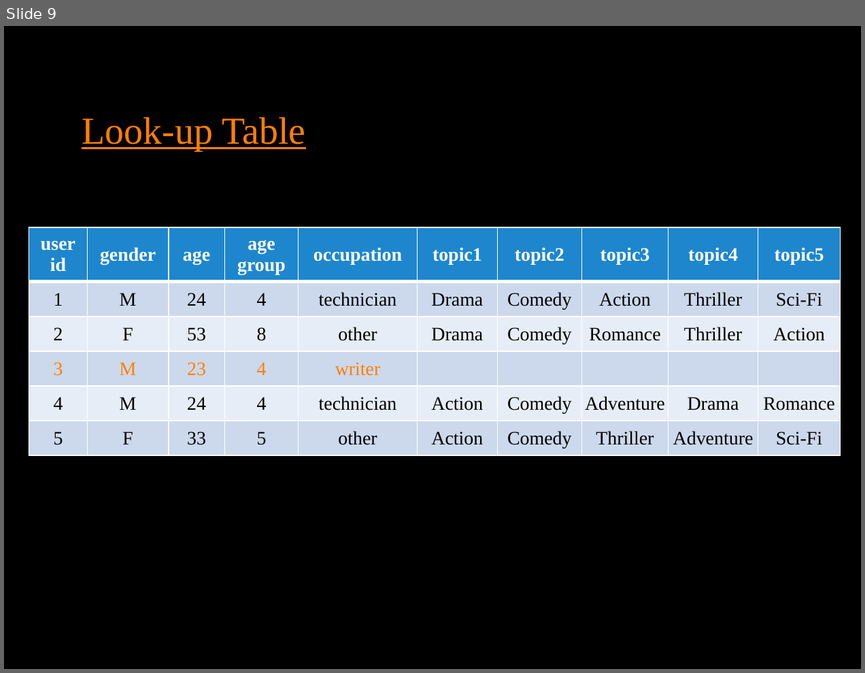
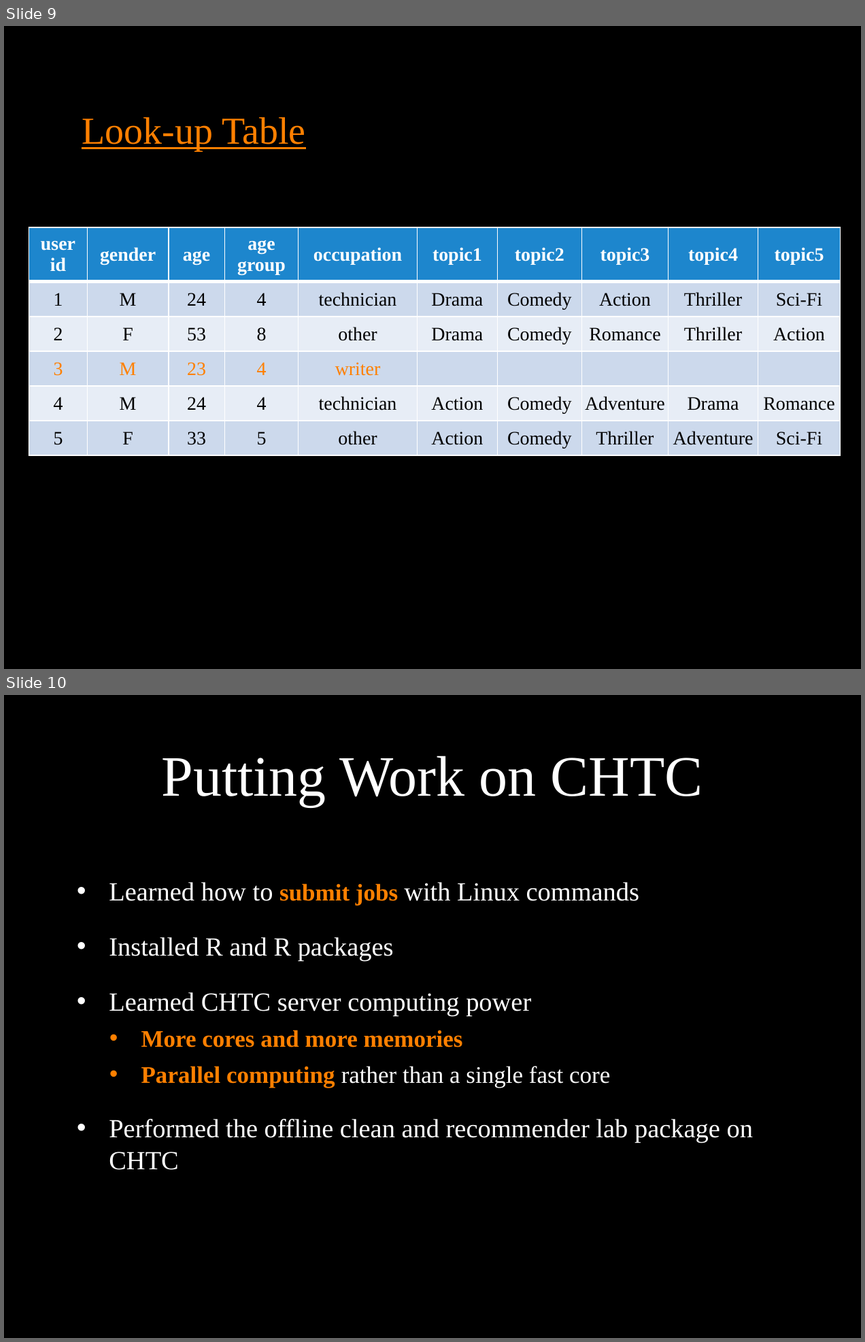
Before and after one commit to Stat628-Project2/project2, a slide deck: pre3.pptx. Shown one above the other, each under a label of ours: slide 9 before the commit, slides 9 and 10 after it. The pictures are 865x673 and 865x1342 pixels, drawn with LibreOffice and Linux fonts; fonts in the diff are those of the drawing; background and template pictures are left out. Boxes give left, top, right and bottom in pixels: in the first picture for what was removed or moved away, otherwise in the second. Text is boxed around its words. In the diff, an @@ line names an element or a change of style, - is before the commit and + after.

```diff
--- a/pre3.pptx
+++ b/pre3.pptx
@@ slide 10 added at [4, 695, 861, 1338], background picture (left out) @@
@@ title added at [162, 756, 703, 807], 48 pt, text #FFFFFF @@
+Putting Work on CHTC
@@ text added at [109, 882, 753, 1170], 22 pt, text #FFFFFF @@
+• Learned how to submit jobs with Linux commands
+• Installed R and R packages
+• Learned CHTC server computing power
+  • More cores and more memories
+  • Parallel computing rather than a single fast core
+• Performed the offline clean and recommender lab package on CHTC
```
Also in this commit, not shown: 3 other slides added.
